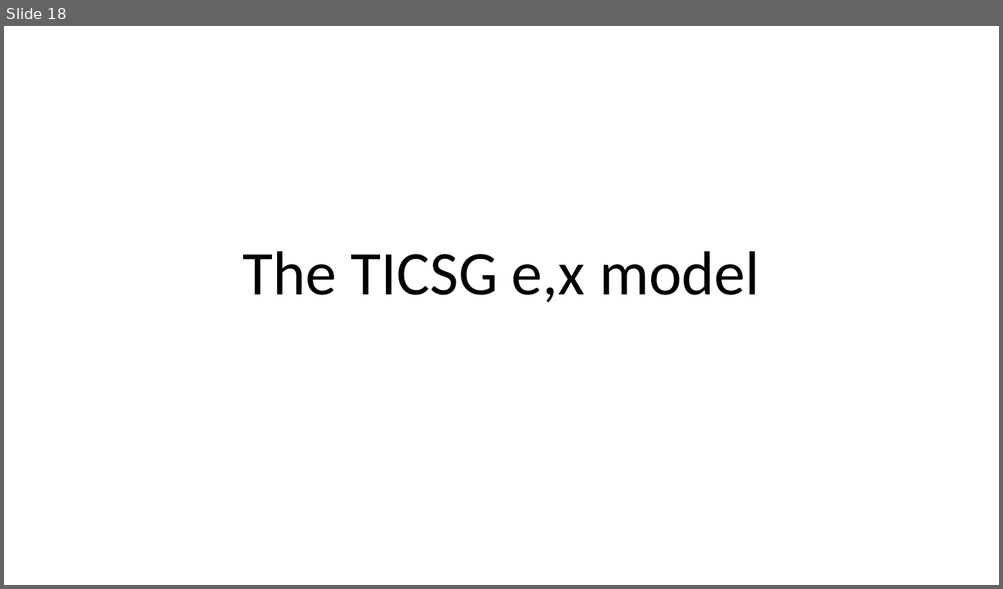
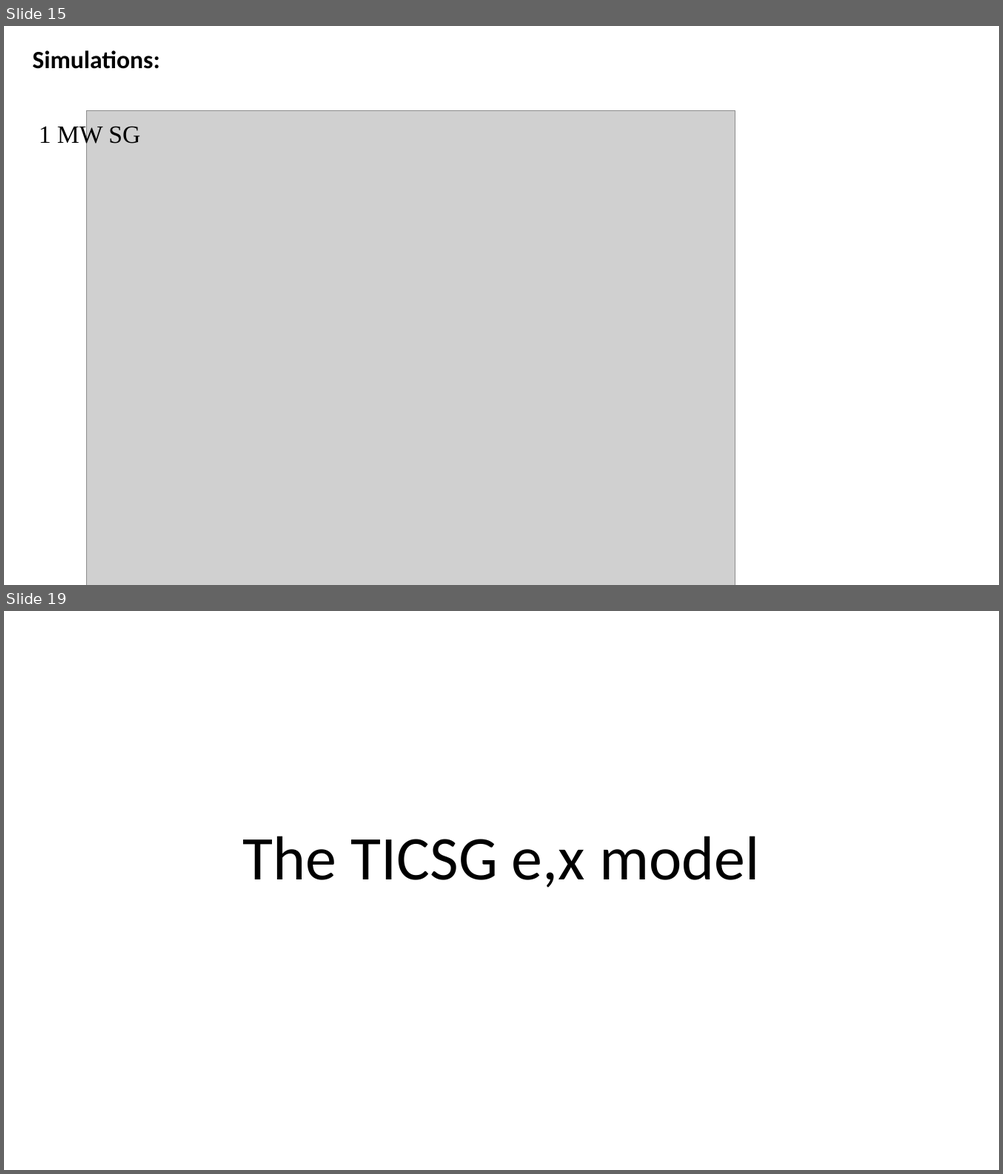
Before and after one commit to eladven/thesis, a slide deck: Presentations/Seminar.pptx. Shown one above the other, each under a label of ours: slide 18 before the commit, slides 15 and 19 after it; the slides between them are not shown. The pictures are 1003x589 and 1003x1174 pixels, drawn with LibreOffice and Linux fonts; fonts in the diff are those of the drawing; grey boxes stand for pictures. Boxes give left, top, right and bottom in pixels: in the first picture for what was removed or moved away, otherwise in the second. Text is boxed around its words. In the diff, an @@ line names an element or a change of style, - is before the commit and + after.

```diff
--- a/Presentations/Seminar.pptx
+++ b/Presentations/Seminar.pptx
@@ slide 15 added at (x1=4, y1=26, x2=999, y2=585), background #FFFFFF @@
@@ subtitle added at (x1=32, y1=50, x2=159, y2=147), 24 pt, text #000000, bold @@
+Simulations:
+1 MW SG
@@ picture added at (x1=87, y1=110, x2=735, y2=585) @@
@@ what was slide 18 is now slide 19 @@
```
Also in this commit, not shown: 17 other slides added, 17 slides removed, 1 other file.
